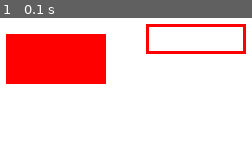
Above: before the commit, frame 1.
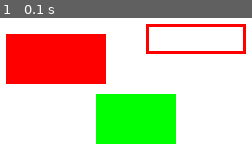
Above: after the commit, the same moment.

Repository: eda3/practice_pygame
Game: pygame game, started from draw_rect1.py
The game is run twice, just before and just after one commit, with the same random seed, the same clock (stepped at 60 frames per second) and the same inputs.
Inputs:
- Up to frame 1 (0.1 s): no input

The runs differ from the first frame. In frame 1, 12% of the frame differs, in the area x 38-70%, y 57-96%.

Commit message:
add: green rectangle

Diff:
--- a/draw_rect1.py
+++ b/draw_rect1.py
@@ -24,6 +24,9 @@
         # Red:Rectangle(line weight 3)
         pygame.draw.rect(SURFACE, (255, 0, 0), (150, 10, 100, 30), 3)
 
+        # Green:Rectangle
+        pygame.draw.rect(SURFACE, (0, 255, 0), ((100, 80), (80, 50)))
+
         pygame.display.update()
         FPSCLOCK.tick(3)
 
